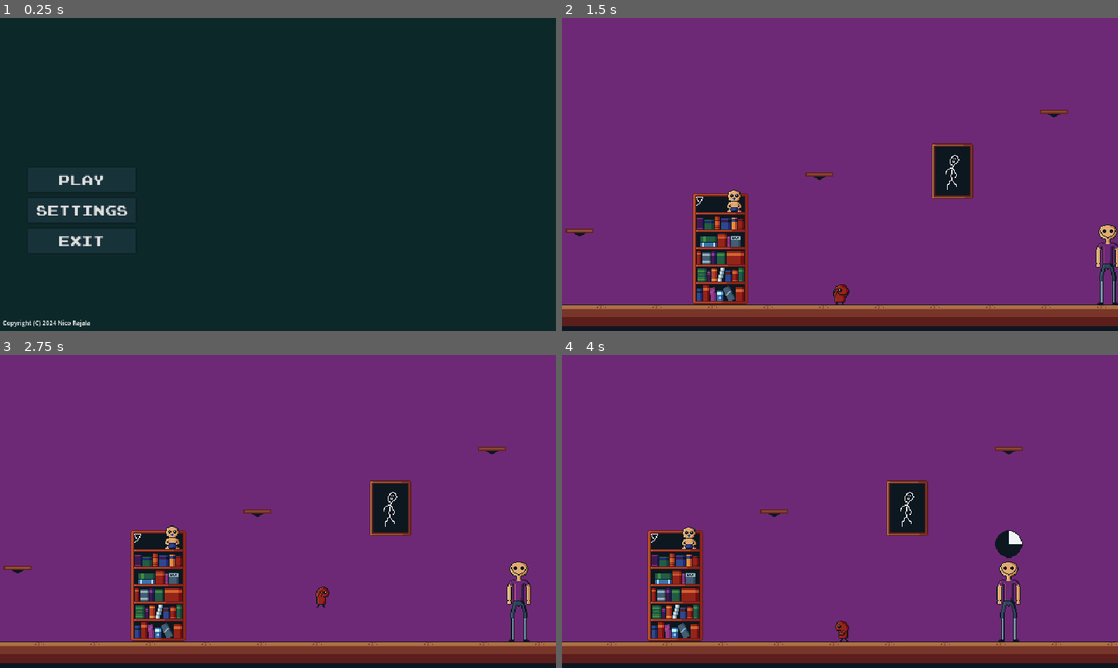
Above: before the commit, frames 1-4 (two rows, left to right).
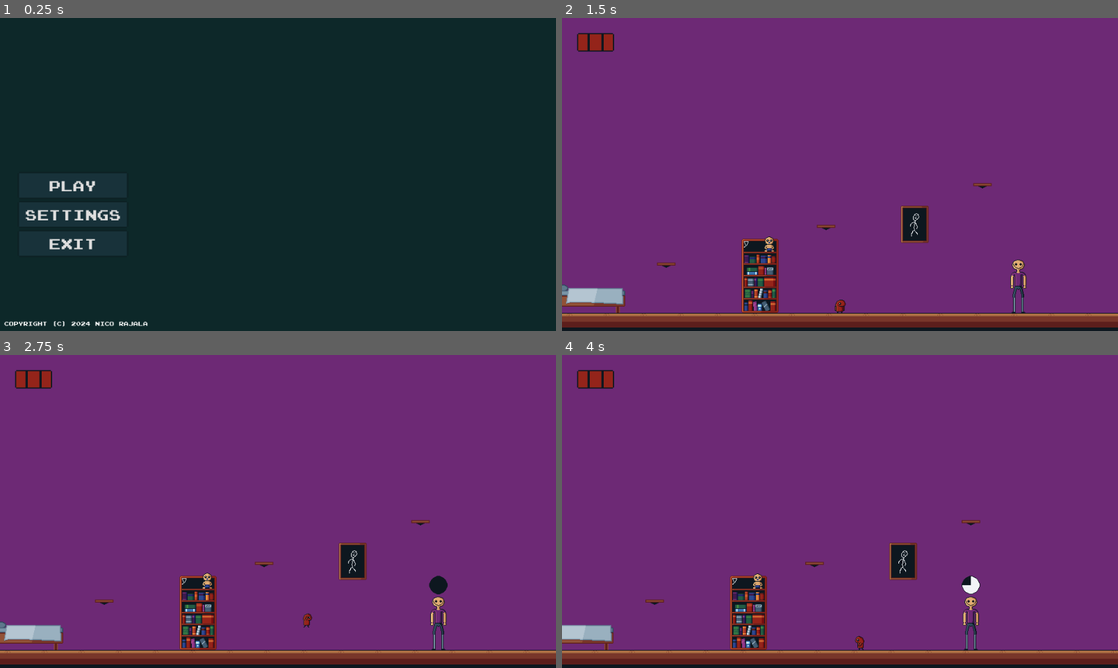
Above: after the commit, the same moments.

Repository: KilpikonnanKerma/ctc
Game: Godot game, scene res://scenes/main_menu.tscn
The game is run twice, just before and just after one commit, with the same random seed, the same clock (stepped at 60 frames per second) and the same inputs.
Inputs:
- Up to frame 1 (0.25 s): no input
- Up to frame 2 (1.5 s): click "Settings" at 0.5 s; click "Play" at 1.25 s
- Up to frame 3 (2.75 s): hold D (mv_right) from 2.03 s (still down); tap E (consume) at 2.1 s; tap Space (jump) at 2.27 s
- Up to frame 4 (4 s): tap W (hide) at 2.85 s; tap Space (jump) at 3.02 s; release D (mv_right) at 3.53 s; hold A (mv_left) from 3.53 s (still down); hold Shift (run) from 3.53 s (still down)

The runs differ from the first frame. In frame 1, 1.4% of the frame differs, in the area x 0-27%, y 50-99%; in frame 2, 14%; in frame 3, 15%; in frame 4, 15%, in the area x 0-100%, y 4-99%.

Commit message:
resolution fix + other improvements

Diff:
--- a/project.godot
+++ b/project.godot
@@ -21,8 +21,8 @@
 
 [display]
 
-window/size/viewport_width=640
-window/size/viewport_height=360
+window/size/viewport_width=960
+window/size/viewport_height=540
 window/size/window_width_override=1280
 window/size/window_height_override=720
 window/stretch/mode="viewport"
--- a/scenes/daddy.tscn
+++ b/scenes/daddy.tscn
@@ -45,7 +45,7 @@
 }]
 
 [sub_resource type="RectangleShape2D" id="RectangleShape2D_syo84"]
-size = Vector2(325, 125.5)
+size = Vector2(461.5, 125.5)
 
 [node name="CharacterBody2D" type="CharacterBody2D" groups=["Enemy"]]
 script = ExtResource("1_ednn7")
@@ -79,7 +79,7 @@
 [node name="Area2D" type="Area2D" parent="."]
 
 [node name="CollisionShape2D" type="CollisionShape2D" parent="Area2D"]
-position = Vector2(0, -14)
+position = Vector2(0, -17)
 shape = SubResource("RectangleShape2D_syo84")
 
 [connection signal="area_entered" from="Area2D" to="." method="close_to_player"]
--- a/scenes/main_menu.tscn
+++ b/scenes/main_menu.tscn
@@ -35,14 +35,14 @@
 anchor_top = 0.5
 anchor_right = 0.5
 anchor_bottom = 0.5
-offset_left = -290.0
-offset_top = -10.0
-offset_right = -162.0
-offset_bottom = 22.0
+offset_left = -450.0
+offset_top = -5.0
+offset_right = -258.0
+offset_bottom = 43.0
 grow_horizontal = 2
 grow_vertical = 2
 theme_override_fonts/font = ExtResource("2_q4uvn")
-theme_override_font_sizes/font_size = 16
+theme_override_font_sizes/font_size = 25
 theme_override_styles/hover = SubResource("StyleBoxTexture_awg15")
 theme_override_styles/pressed = SubResource("StyleBoxTexture_8ch0a")
 theme_override_styles/normal = SubResource("StyleBoxTexture_7wnk8")
@@ -56,14 +56,14 @@
 anchor_top = 0.5
 anchor_right = 0.5
 anchor_bottom = 0.5
-offset_left = -290.0
-offset_top = 25.0
-offset_right = -162.0
-offset_bottom = 57.0
+offset_left = -450.0
+offset_top = 45.0
+offset_right = -258.0
+offset_bottom = 93.0
 grow_horizontal = 2
 grow_vertical = 2
 theme_override_fonts/font = ExtResource("2_q4uvn")
-theme_override_font_sizes/font_size = 16
+theme_override_font_sizes/font_size = 25
 theme_override_styles/hover = SubResource("StyleBoxTexture_awg15")
 theme_override_styles/pressed = SubResource("StyleBoxTexture_8ch0a")
 theme_override_styles/normal = SubResource("StyleBoxTexture_7wnk8")
@@ -77,14 +77,14 @@
 anchor_top = 0.5
 anchor_right = 0.5
 anchor_bottom = 0.5
-offset_left = -290.0
-offset_top = 60.0
-offset_right = -162.0
-offset_bottom = 92.0
+offset_left = -450.0
+offset_top = 95.0
+offset_right = -258.0
+offset_bottom = 143.0
 grow_horizontal = 2
 grow_vertical = 2
 theme_override_fonts/font = ExtResource("2_q4uvn")
-theme_override_font_sizes/font_size = 16
+theme_override_font_sizes/font_size = 25
 theme_override_styles/hover = SubResource("StyleBoxTexture_awg15")
 theme_override_styles/pressed = SubResource("StyleBoxTexture_8ch0a")
 theme_override_styles/normal = SubResource("StyleBoxTexture_7wnk8")
@@ -103,17 +103,18 @@
 [node name="Background" type="Sprite2D" parent="NinePatchRect"]
 z_index = -15
 position = Vector2(1.5, 43.5)
-scale = Vector2(21.0938, 31.8438)
+scale = Vector2(66.242, 100)
 texture = ExtResource("6_77ysf")
 
 [node name="RichTextLabel" type="RichTextLabel" parent="NinePatchRect"]
 texture_filter = 2
 layout_mode = 2
-offset_left = -317.0
-offset_top = 165.0
-offset_right = -175.0
-offset_bottom = 178.0
-theme_override_font_sizes/normal_font_size = 7
+offset_left = -473.0
+offset_top = 251.0
+offset_right = -220.0
+offset_bottom = 264.0
+theme_override_fonts/normal_font = ExtResource("2_q4uvn")
+theme_override_font_sizes/normal_font_size = 10
 text = "Copyright (C) 2024 Nico Rajala
 "
 fit_content = true
--- a/scenes/pause_menu.tscn
+++ b/scenes/pause_menu.tscn
@@ -42,49 +42,7 @@
 grow_horizontal = 2
 grow_vertical = 2
 
-[node name="play" type="Button" parent="NinePatchRect"]
-texture_filter = 1
-layout_mode = 1
-anchors_preset = 8
-anchor_left = 0.5
-anchor_top = 0.5
-anchor_right = 0.5
-anchor_bottom = 0.5
-offset_left = -65.0
-offset_top = -50.0
-offset_right = 63.0
-offset_bottom = -18.0
-grow_horizontal = 2
-grow_vertical = 2
-theme_override_fonts/font = ExtResource("2_f04bq")
-theme_override_font_sizes/font_size = 16
-theme_override_styles/hover = SubResource("StyleBoxTexture_d3xn4")
-theme_override_styles/pressed = SubResource("StyleBoxTexture_icl55")
-theme_override_styles/normal = SubResource("StyleBoxTexture_5i6me")
-text = "Continue"
-
-[node name="settings" type="Button" parent="NinePatchRect"]
-texture_filter = 1
-layout_mode = 1
-anchors_preset = 8
-anchor_left = 0.5
-anchor_top = 0.5
-anchor_right = 0.5
-anchor_bottom = 0.5
-offset_left = -65.0
-offset_top = -16.0
-offset_right = 63.0
-offset_bottom = 16.0
-grow_horizontal = 2
-grow_vertical = 2
-theme_override_fonts/font = ExtResource("2_f04bq")
-theme_override_font_sizes/font_size = 16
-theme_override_styles/hover = SubResource("StyleBoxTexture_d3xn4")
-theme_override_styles/pressed = SubResource("StyleBoxTexture_icl55")
-theme_override_styles/normal = SubResource("StyleBoxTexture_5i6me")
-text = "Settings"
-
-[node name="exit" type="Button" parent="NinePatchRect"]
+[node name="play2" type="Button" parent="NinePatchRect"]
 texture_filter = 1
 layout_mode = 1
 anchors_preset = 8
@@ -93,17 +51,58 @@
 anchor_right = 0.5
 anchor_bottom = 0.5
 offset_left = -96.0
-offset_top = 20.0
+offset_top = -50.0
 offset_right = 96.0
-offset_bottom = 52.0
+offset_bottom = -2.0
 grow_horizontal = 2
 grow_vertical = 2
 theme_override_fonts/font = ExtResource("2_f04bq")
-theme_override_font_sizes/font_size = 16
-theme_override_styles/hover = SubResource("StyleBoxTexture_d3xn4")
-theme_override_styles/pressed = SubResource("StyleBoxTexture_icl55")
-theme_override_styles/normal = SubResource("StyleBoxTexture_5i6me")
+theme_override_font_sizes/font_size = 25
+theme_override_styles/hover = SubResource("StyleBoxTexture_dvset")
+theme_override_styles/pressed = SubResource("StyleBoxTexture_ktisl")
+theme_override_styles/normal = SubResource("StyleBoxTexture_3x5hh")
+text = "Continue"
+
+[node name="settings2" type="Button" parent="NinePatchRect"]
+texture_filter = 1
+layout_mode = 1
+anchors_preset = 8
+anchor_left = 0.5
+anchor_top = 0.5
+anchor_right = 0.5
+anchor_bottom = 0.5
+offset_left = -96.0
+offset_right = 96.0
+offset_bottom = 48.0
+grow_horizontal = 2
+grow_vertical = 2
+theme_override_fonts/font = ExtResource("2_f04bq")
+theme_override_font_sizes/font_size = 25
+theme_override_styles/hover = SubResource("StyleBoxTexture_dvset")
+theme_override_styles/pressed = SubResource("StyleBoxTexture_ktisl")
+theme_override_styles/normal = SubResource("StyleBoxTexture_3x5hh")
+text = "Settings"
+
+[node name="exit2" type="Button" parent="NinePatchRect"]
+texture_filter = 1
+layout_mode = 1
+anchors_preset = 8
+anchor_left = 0.5
+anchor_top = 0.5
+anchor_right = 0.5
+anchor_bottom = 0.5
+offset_left = -137.0
+offset_top = 50.0
+offset_right = 138.0
+offset_bottom = 98.0
+grow_horizontal = 2
+grow_vertical = 2
+theme_override_fonts/font = ExtResource("2_f04bq")
+theme_override_font_sizes/font_size = 25
+theme_override_styles/hover = SubResource("StyleBoxTexture_dvset")
+theme_override_styles/pressed = SubResource("StyleBoxTexture_ktisl")
+theme_override_styles/normal = SubResource("StyleBoxTexture_3x5hh")
 text = "Exit to menu"
 
-[connection signal="button_down" from="NinePatchRect/play" to="." method="_on_StartButton_pressed"]
-[connection signal="button_down" from="NinePatchRect/exit" to="." method="_on_Exit_pressed"]
+[connection signal="button_down" from="NinePatchRect/play2" to="." method="_on_StartButton_pressed"]
+[connection signal="button_down" from="NinePatchRect/exit2" to="." method="_on_Exit_pressed"]
--- a/scenes/player.tscn
+++ b/scenes/player.tscn
@@ -65,6 +65,7 @@
 [ext_resource type="Texture2D" uid="uid://b3nc2jqoitdxd" path="res://sprites/player/player_idle_left_3.png" id="47_cglan"]
 [ext_resource type="Shader" path="res://scripts/shaders/vignette.gdshader" id="60_gy4ti"]
 [ext_resource type="PackedScene" uid="uid://dnmx7jhikyiry" path="res://scenes/pause_menu.tscn" id="61_rv1e6"]
+[ext_resource type="Texture2D" uid="uid://cw43yrvplbhhx" path="res://sprites/shit/hp_full.png" id="66_j2fkb"]
 
 [sub_resource type="SpriteFrames" id="SpriteFrames_hunum"]
 animations = [{
@@ -439,13 +440,30 @@
 
 [node name="CanvasLayer" type="CanvasLayer" parent="Camera"]
 
+[node name="HUD" type="Control" parent="Camera/CanvasLayer"]
+layout_mode = 3
+anchors_preset = 0
+offset_left = 1.0
+offset_top = 1.0
+offset_right = 41.0
+offset_bottom = 41.0
+
+[node name="TextureRect" type="TextureRect" parent="Camera/CanvasLayer/HUD"]
+z_index = -15
+layout_mode = 0
+offset_left = 25.0
+offset_top = 25.0
+offset_right = 89.0
+offset_bottom = 57.0
+texture = ExtResource("66_j2fkb")
+
 [node name="Vignette" type="ColorRect" parent="Camera/CanvasLayer"]
 visible = false
-z_index = -15
+z_index = -10
 material = SubResource("ShaderMaterial_o2av2")
 use_parent_material = true
-offset_right = 640.0
-offset_bottom = 360.0
+offset_right = 960.0
+offset_bottom = 540.0
 color = Color(0, 0, 0, 1)
 
 [node name="PauseMenu" parent="Camera/CanvasLayer" instance=ExtResource("61_rv1e6")]
--- a/scripts/daddy.gd
+++ b/scripts/daddy.gd
@@ -15,6 +15,7 @@
 var searchi = 0
 var is_close = false
 var close_counter = 0
+var forget_counter = 0
 
 var facing_right = false
 
@@ -38,6 +39,12 @@
 			is_close = false
 			main.aggro = true
 			close_counter = 0
+	elif not is_close && main.aggro:
+		forget_counter += 1
+		if forget_counter == 1000:
+			main.aggro = false
+			main.searching = true
+			forget_counter = 0
 	else:
 		notice_timer.hide()
 		notice_timer.stop()
--- a/scripts/player.gd
+++ b/scripts/player.gd
@@ -13,7 +13,7 @@
 var health = 3
 
 var cur_direction
-var last_input
+var last_input = "right"
 
 const WALK_SPEED = 80.0
 const JUMP_VELOCITY = -300.0
Not shown: 1 places in scenes/pause_menu.tscn that only renumber resources
Not shown: 1 places in scenes/player.tscn that only renumber resources
Binary file added: sprites/shit/hp_full.png
Not shown, added: sprites/shit/hp_full.png.import
